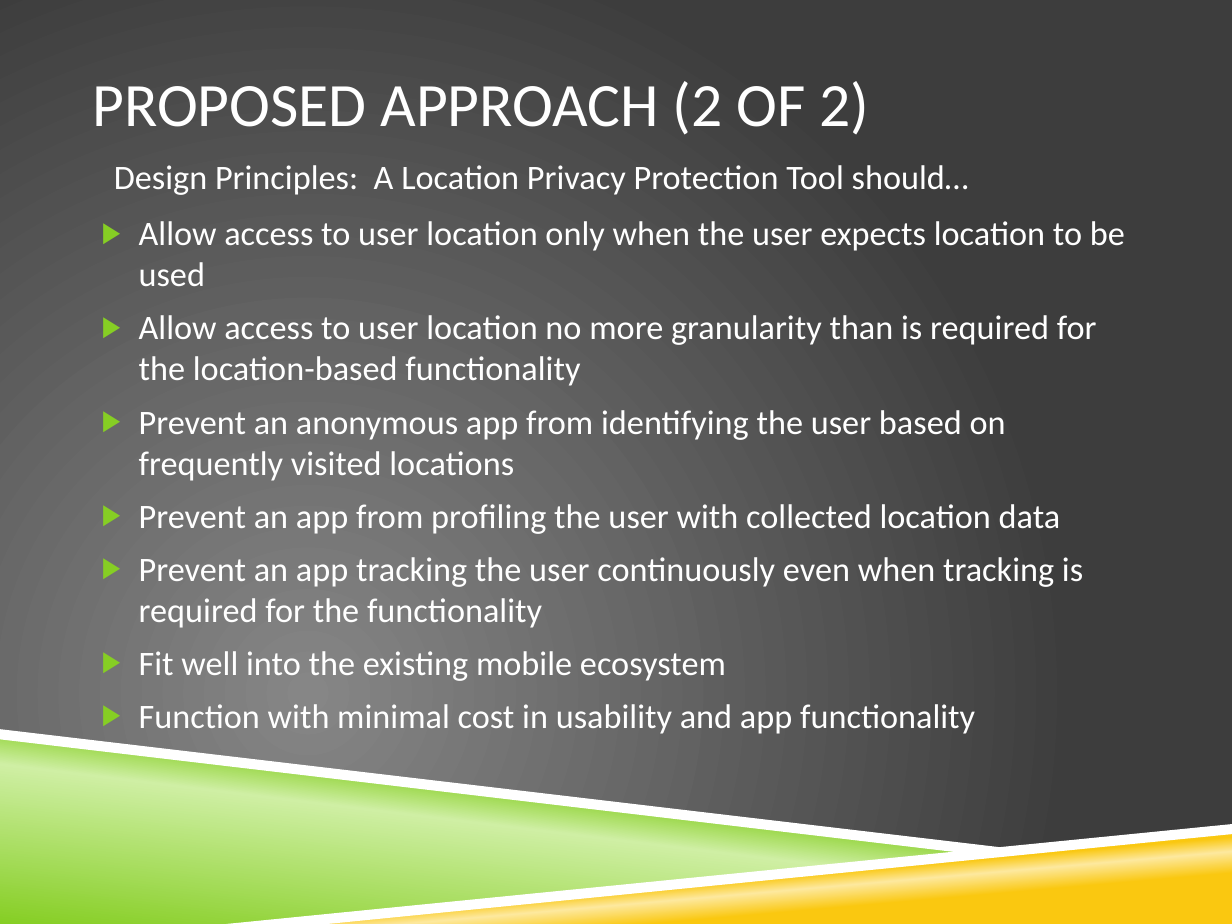
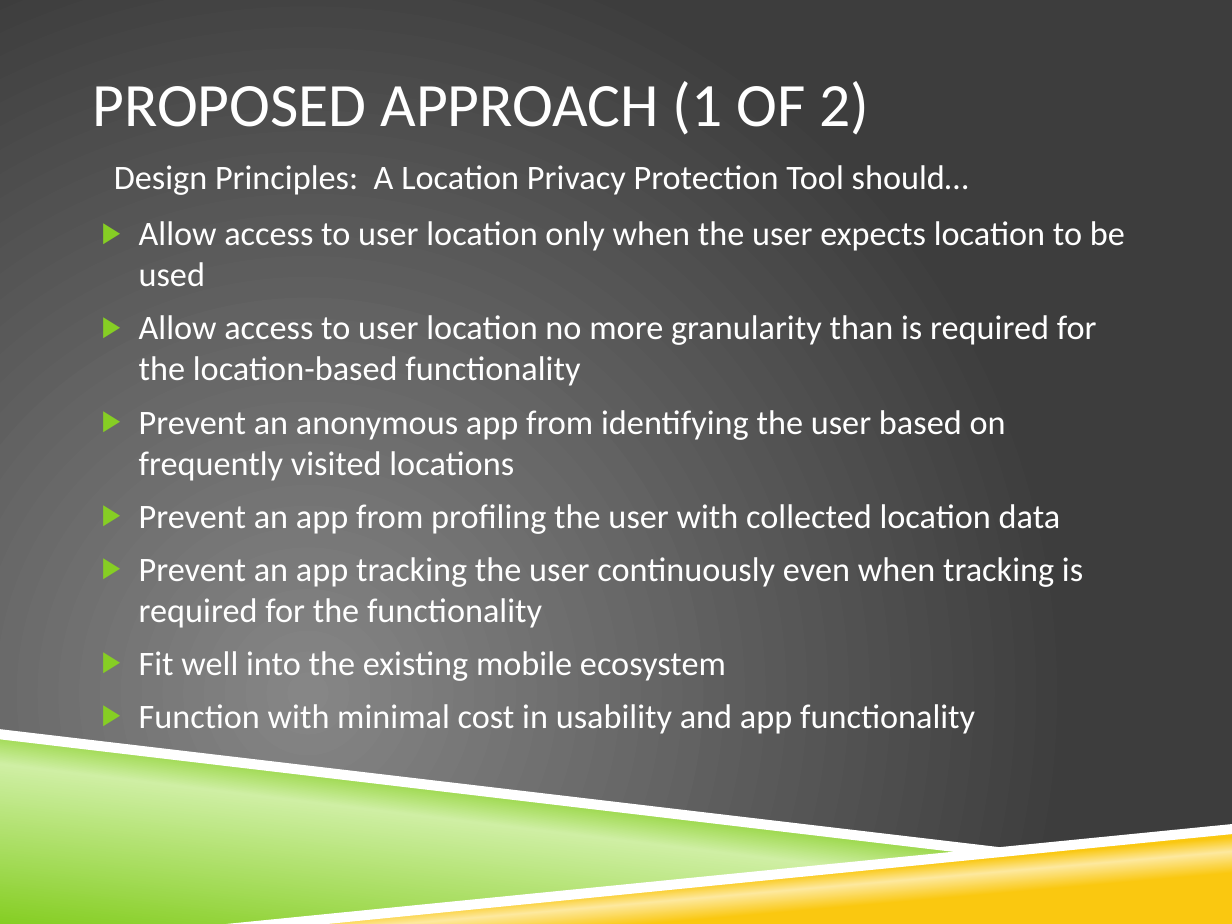
Before and after one commit to vfasburg/cse_825, a slide deck: slide 4 of PaperPresentation/Paper_Presentation_Fasburg_Reiff_Thomas.pptx (slide 6 before the commit). Drawn at 1232x924 pixels with LibreOffice and Linux fonts; fonts in the diff are those of the drawing; background and template pictures are left out. Boxes give left, top, right and bottom in pixels: in the first picture for what was removed or moved away, otherwise in the second. Text is boxed around its words. In the diff, an @@ line names an element or a change of style, - is before the commit and + after.

```diff
--- a/PaperPresentation/Paper_Presentation_Fasburg_Reiff_Thomas.pptx
+++ b/PaperPresentation/Paper_Presentation_Fasburg_Reiff_Thomas.pptx
@@ title at [92, 81, 870, 135]: text changed @@
-PROPOSED APPROACH (2 OF 2)
+PROPOSED APPROACH (1 OF 2)
```
Also in this commit, not shown: 1 other slide changed, 1 slide removed.
